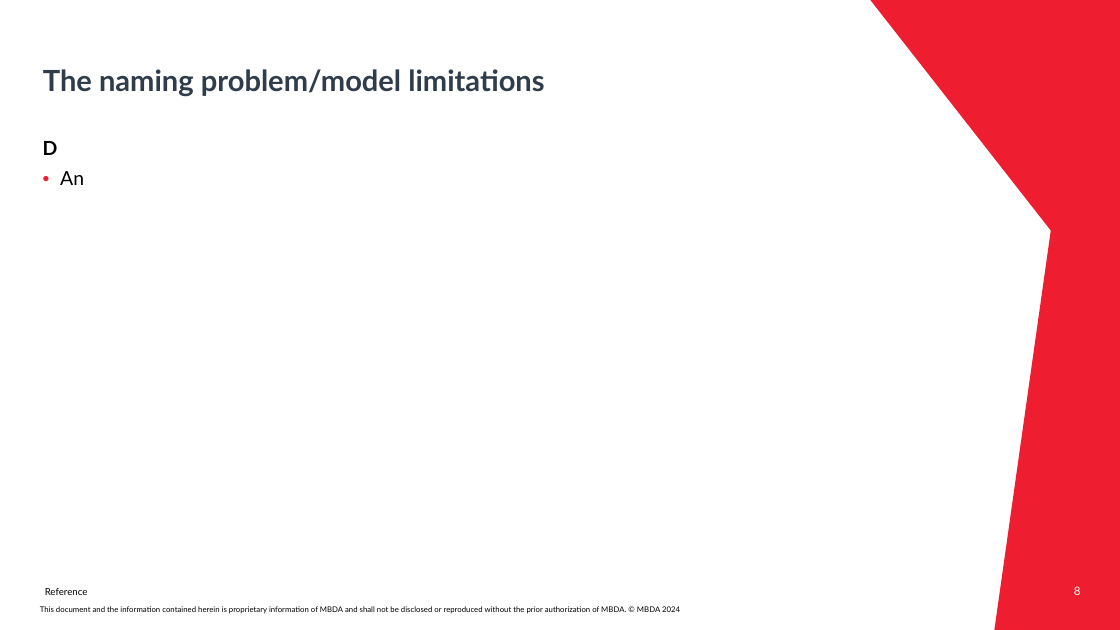
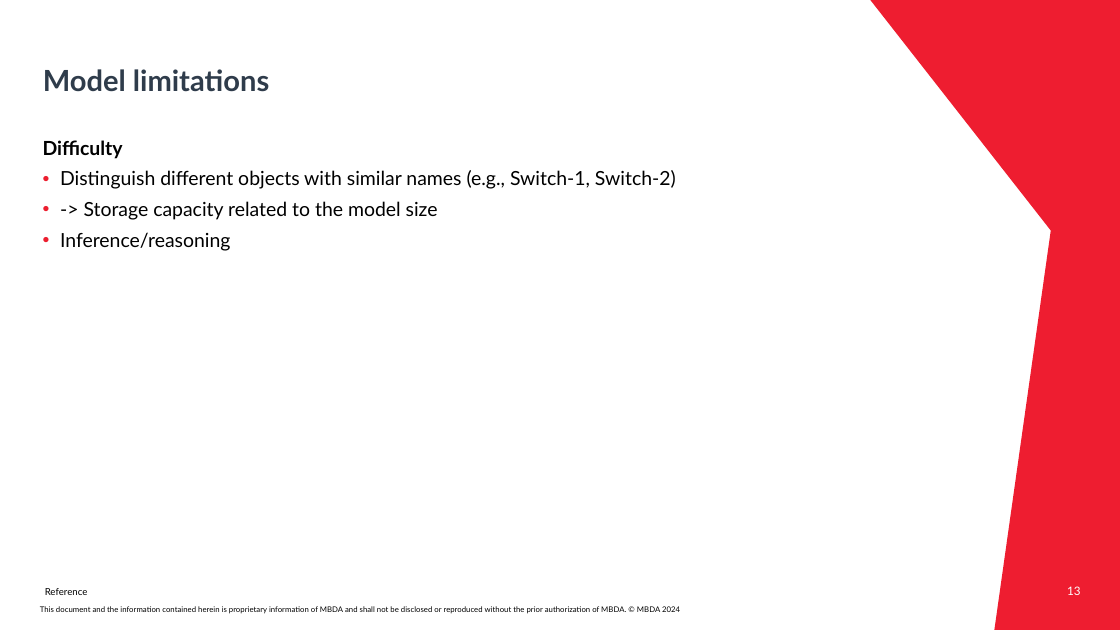
Before and after one commit to Mqtth3w/master-thesis-mbda-unipr, a slide deck: slide 13 of prompts_engineering/ICL_MBDA_Thesis_Gianvenuti.pptx (slide 8 before the commit). Drawn at 1120x630 pixels with LibreOffice and Linux fonts; fonts in the diff are those of the drawing; background and template pictures are left out. Boxes give left, top, right and bottom in pixels: in the first picture for what was removed or moved away, otherwise in the second. Text is boxed around its words. In the diff, an @@ line names an element or a change of style, - is before the commit and + after.

```diff
--- a/prompts_engineering/ICL_MBDA_Thesis_Gianvenuti.pptx
+++ b/prompts_engineering/ICL_MBDA_Thesis_Gianvenuti.pptx
@@ title at box(43, 69, 269, 92): text changed @@
-The naming problem/model limitations
+Model limitations
@@ text at box(43, 140, 676, 251): text changed @@
-D
-• An
+Difficulty
+• Distinguish different objects with similar names (e.g., Switch-1, Switch-2)
+• -> Storage capacity related to the model size
+• Inference/reasoning
@@ page number at box(1067, 586, 1081, 595): text changed @@
-8
+13
```
Also in this commit, not shown: 8 other slides changed, 5 slides added, 2 slides removed.
